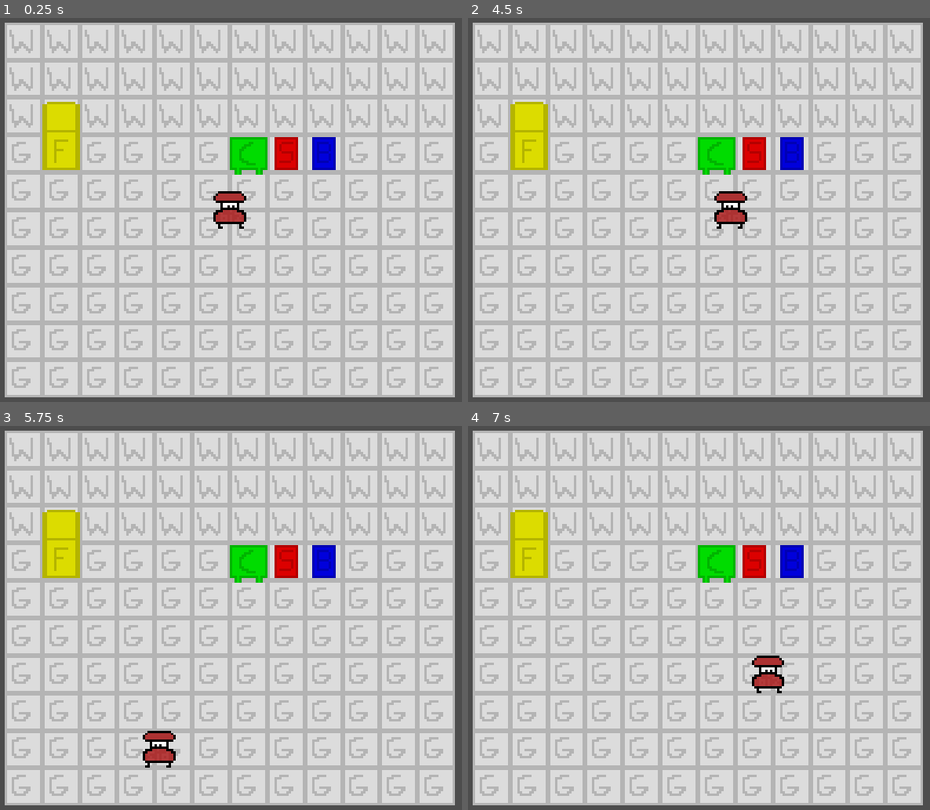
Above: before the commit, frames 1-4 (two rows, left to right).
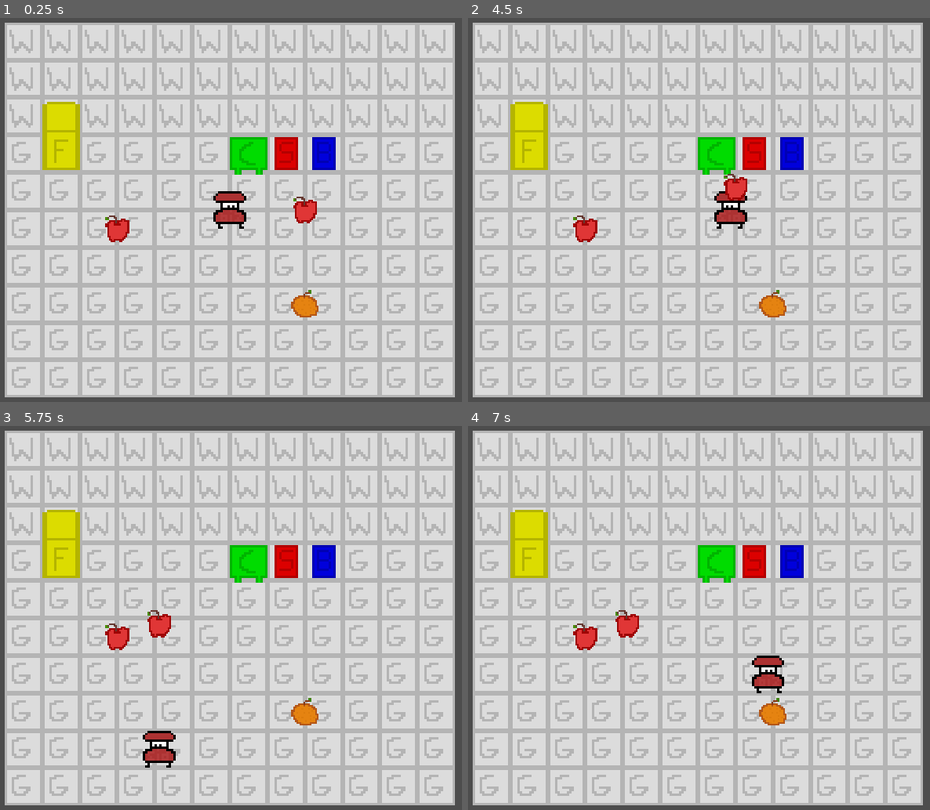
Above: after the commit, the same moments.

Repository: renzzzi/chef-fungus
Game: Godot game, scene res://Scenes/world.tscn
Same seed, same stepped clock (60 frames per second), same inputs: the game is played once before the commit and once after it.
Inputs:
- Up to frame 1 (0.25 s): no input
- Up to frame 2 (4.5 s): tap Enter at 0.5 s; hold D (Right) 0.53-1.28 s; hold E (Interact) 0.53-1.28 s; hold S (Down) 1.28-2.03 s; tap E (Interact) at 1.35, 2.85, 4.35 s; hold D (Right) 2.03-2.78 s; hold E (Interact) 2.03-2.78 s; tap Space at 2.75 s; hold W (Up) 2.78-3.53 s; hold E (Interact) 3.53-4.28 s; hold A (Left) from 3.53 s (still down)
- Up to frame 3 (5.75 s): release A (Left) at 5.03 s; hold S (Down) from 5.03 s (still down); hold E (Interact) from 5.03 s (still down)
- Up to frame 4 (7 s): release S (Down) at 5.78 s; release E (Interact) at 5.78 s; hold D (Right) 5.78-6.53 s; tap E (Interact) at 5.85 s; hold W (Up) from 6.53 s (still down); hold E (Interact) from 6.53 s (still down)

The runs differ from the first frame. In frame 1, 0.8% of the frame differs, in the area x 22-69%, y 46-78%; in frame 2, 0.8%; in frame 3, 0.8%, in the area x 22-69%, y 47-78%; in frame 4, 0.8%.

Commit message:
Added Food Nodes and applied picking up of food
Apple and Orange as the first two foods and implemented a way of cycling pickup up nearby food when the interact (E) button is pressed.
Also created a global game enum file.

Diff:
--- a/Scenes/Components/interact_component.tscn
+++ b/Scenes/Components/interact_component.tscn
@@ -1,8 +1,14 @@
 [gd_scene format=3 uid="uid://fpr7hhmsdiym"]
+
+[ext_resource type="Script" uid="uid://dqyvxfyv8yhwc" path="res://Scripts/interact_component.gd" id="1_4y55e"]
 
 [sub_resource type="CircleShape2D" id="CircleShape2D_tve5p"]
 
 [node name="InteractComponent" type="Area2D" unique_id=1900256740]
+script = ExtResource("1_4y55e")
 
 [node name="CollisionShape2D" type="CollisionShape2D" parent="." unique_id=1746406532]
 shape = SubResource("CircleShape2D_tve5p")
+
+[connection signal="body_entered" from="." to="." method="_on_body_entered"]
+[connection signal="body_exited" from="." to="." method="_on_body_exited"]
--- /dev/null
+++ b/Scenes/Consumables/apple.tscn
@@ -0,0 +1,10 @@
+[gd_scene format=3 uid="uid://dj57wj6pdpk3b"]
+
+[ext_resource type="Texture2D" uid="uid://bjpdm2ex5c4j8" path="res://Sprites/apple.png" id="1_5d0m8"]
+[ext_resource type="PackedScene" uid="uid://c58124k63fvlk" path="res://Scenes/food.tscn" id="1_dgjyr"]
+
+[node name="Apple" unique_id=259264233 instance=ExtResource("1_dgjyr")]
+food_type = 1
+
+[node name="Sprite2D" parent="." index="0" unique_id=1840870082]
+texture = ExtResource("1_5d0m8")
--- /dev/null
+++ b/Scenes/Consumables/orange.tscn
@@ -0,0 +1,10 @@
+[gd_scene format=3 uid="uid://m0dnpgmpddx1"]
+
+[ext_resource type="PackedScene" uid="uid://c58124k63fvlk" path="res://Scenes/food.tscn" id="1_6dlax"]
+[ext_resource type="Texture2D" uid="uid://bdmmfjhewre27" path="res://Sprites/orange.png" id="1_lpkbf"]
+
+[node name="Orange" unique_id=259264233 instance=ExtResource("1_6dlax")]
+food_type = 2
+
+[node name="Sprite2D" parent="." index="0" unique_id=1840870082]
+texture = ExtResource("1_lpkbf")
--- /dev/null
+++ b/Scenes/food.tscn
@@ -0,0 +1,18 @@
+[gd_scene format=3 uid="uid://c58124k63fvlk"]
+
+[ext_resource type="Script" uid="uid://e2qrui8k67ic" path="res://Scripts/food.gd" id="1_18ru7"]
+[ext_resource type="PackedScene" uid="uid://fpr7hhmsdiym" path="res://Scenes/Components/interact_component.tscn" id="2_18ru7"]
+[ext_resource type="Texture2D" uid="uid://bt55xga4jwg73" path="res://Sprites/unknown_food.png" id="2_a4aql"]
+
+[node name="Food" type="Node2D" unique_id=259264233]
+z_index = 5
+scale = Vector2(0.8, 0.8)
+script = ExtResource("1_18ru7")
+
+[node name="Sprite2D" type="Sprite2D" parent="." unique_id=1840870082]
+scale = Vector2(0.9, 0.9)
+texture = ExtResource("2_a4aql")
+
+[node name="InteractComponent" parent="." unique_id=1900256740 instance=ExtResource("2_18ru7")]
+position = Vector2(0, 2.5)
+scale = Vector2(0.55, 0.55)
--- a/Scenes/world.tscn
+++ b/Scenes/world.tscn
@@ -6,6 +6,8 @@
 [ext_resource type="PackedScene" uid="uid://cxblpcyjyk660" path="res://Scenes/Stations/stove.tscn" id="4_o06y3"]
 [ext_resource type="PackedScene" uid="uid://oodero6pq2tj" path="res://Scenes/Stations/blender.tscn" id="5_k7acu"]
 [ext_resource type="PackedScene" uid="uid://d1t3xysjscs4g" path="res://Scenes/player.tscn" id="6_5ukr8"]
+[ext_resource type="PackedScene" uid="uid://dj57wj6pdpk3b" path="res://Scenes/Consumables/apple.tscn" id="7_k7acu"]
+[ext_resource type="PackedScene" uid="uid://m0dnpgmpddx1" path="res://Scenes/Consumables/orange.tscn" id="8_5v1tr"]
 
 [sub_resource type="TileSetAtlasSource" id="TileSetAtlasSource_go701"]
 texture = ExtResource("1_a02cp")
@@ -54,9 +56,10 @@
 [node name="Borders" type="Node2D" parent="." unique_id=1742851753]
 
 [node name="Up" type="StaticBody2D" parent="Borders" unique_id=1832062854]
-position = Vector2(0, -51)
+position = Vector2(2, -51)
 
 [node name="CollisionShape2D" type="CollisionShape2D" parent="Borders/Up" unique_id=2030153227]
+position = Vector2(-2, 3)
 shape = SubResource("RectangleShape2D_tve5p")
 
 [node name="Right" type="StaticBody2D" parent="Borders" unique_id=1357180507]
@@ -76,3 +79,12 @@
 
 [node name="CollisionShape2D" type="CollisionShape2D" parent="Borders/Left" unique_id=190797607]
 shape = SubResource("RectangleShape2D_k7acu")
+
+[node name="Apple" parent="." unique_id=259264233 instance=ExtResource("7_k7acu")]
+position = Vector2(31.999998, 0)
+
+[node name="Orange" parent="." unique_id=1473892604 instance=ExtResource("8_5v1tr")]
+position = Vector2(31.999998, 40.000004)
+
+[node name="Apple2" parent="." unique_id=1666209601 instance=ExtResource("7_k7acu")]
+position = Vector2(-48, 8)
--- /dev/null
+++ b/Scripts/food.gd
@@ -0,0 +1,33 @@
+class_name Food
+extends Node2D
+
+@onready var interact_component = $InteractComponent
+@export var food_type: GameEnums.FoodType
+
+static var player: CharacterBody2D
+var is_held = false
+var is_dropping = false
+
+func _ready() -> void:
+	interact_component.interacted.connect(interacted)
+	player = get_tree().current_scene.get_node("Player")
+
+func _process(delta: float) -> void:
+	if is_held:
+		global_position = global_position.lerp(
+			Vector2(player.global_position.x, player.global_position.y - 10),
+			delta * 23.0
+		)
+
+func interacted(player):
+	player.set_current_food_held(self)
+	is_held = true
+	self.z_index = 20
+
+func drop():
+	is_held = false
+	self.z_index = 5
+	var tween = create_tween()
+	tween.tween_property(self, "global_position",
+		Vector2(player.global_position.x, player.global_position.y + 2.5), 0.16
+	)
--- /dev/null
+++ b/Scripts/game_enums.gd
@@ -0,0 +1,9 @@
+extends Node
+
+enum FoodType {
+	NONE, APPLE, ORANGE
+}
+
+enum StationType {
+	NONE, FRIDGE, COUNTERTOP, STOVE, BLENDER
+}
--- /dev/null
+++ b/Scripts/interact_component.gd
@@ -0,0 +1,15 @@
+class_name InteractComponent
+extends Area2D
+
+signal interacted(player: CharacterBody2D)
+
+func _on_body_entered(player: Node2D) -> void:
+	if player is CharacterBody2D:
+		player.register_interact_component(self)
+
+func _on_body_exited(player: Node2D) -> void:
+	if player is CharacterBody2D:
+		player.unregister_interact_component(self)
+
+func interact(player: CharacterBody2D):
+	interacted.emit(player)
--- a/Scripts/player.gd
+++ b/Scripts/player.gd
@@ -2,17 +2,57 @@
 
 
 const SPEED: float = 80.0
-@onready var sprite2d = $Sprite2D
+@onready var sprite_2d = $Sprite2D
+var current_food_held = null
+var nearby_interact_components: Array[InteractComponent] = []
+# Stores the interact components that were recently interacted with by the player
+var recent_interact_components: Array[InteractComponent] = []
 
-func _process(delta: float) -> void:
-	if velocity.x >= 0.1:
-		sprite2d.flip_h = false
-	elif velocity.x <= -0.1:
-		sprite2d.flip_h = true
+func set_current_food_held(new_food):
+	current_food_held = new_food
+
+func register_interact_component(interact_component):
+	if !nearby_interact_components.has(interact_component):
+		nearby_interact_components.append(interact_component)
+
+func unregister_interact_component(interact_component):
+	if nearby_interact_components.has(interact_component):
+		nearby_interact_components.erase(interact_component)
+	if recent_interact_components.has(interact_component):
+		# Removed the interact component in this array if player went out of range
+		recent_interact_components.erase(interact_component)
+
+#func _process(delta: float) -> void:
 
 func _physics_process(delta: float) -> void:
 	var direction := Input.get_vector("Left", "Right", "Up", "Down")
+	velocity = direction * SPEED
+	move_and_slide()
 
-	velocity = direction * SPEED
+func _unhandled_input(event: InputEvent) -> void:
+	if event.is_action_pressed("Interact"):
+		if current_food_held:
+			current_food_held.drop()
+			current_food_held = null
+		elif !nearby_interact_components.is_empty():
+			if nearby_interact_components == recent_interact_components:
+				recent_interact_components.clear()
 
-	move_and_slide()
+			# Checks if the player has recently picked up a nearby interact component
+			for component in nearby_interact_components:
+				if !recent_interact_components.has(component):
+					component.interact(self)
+					recent_interact_components.append(component)
+					break
+
+			nearby_interact_components.sort_custom(func(a, b):
+				return a.get_instance_id() < b.get_instance_id()
+			)
+			recent_interact_components.sort_custom(func(a, b):
+				return a.get_instance_id() < b.get_instance_id()
+			)
+
+	if event.is_action_pressed("Left"):
+		sprite_2d.flip_h = true
+	elif event.is_action_pressed("Right"):
+		sprite_2d.flip_h = false
--- a/project.godot
+++ b/project.godot
@@ -17,8 +17,7 @@
 
 [autoload]
 
-GameSignals="*uid://daxonq7isblf0"
-GameEnums="*uid://dk1andem0cjcu"
+GameEnums="*uid://26x66yvltegm"
 
 [display]
 
Not shown, added: Scripts/food.gd.uid
Not shown, added: Scripts/game_enums.gd.uid
Not shown, added: Scripts/interact_component.gd.uid
